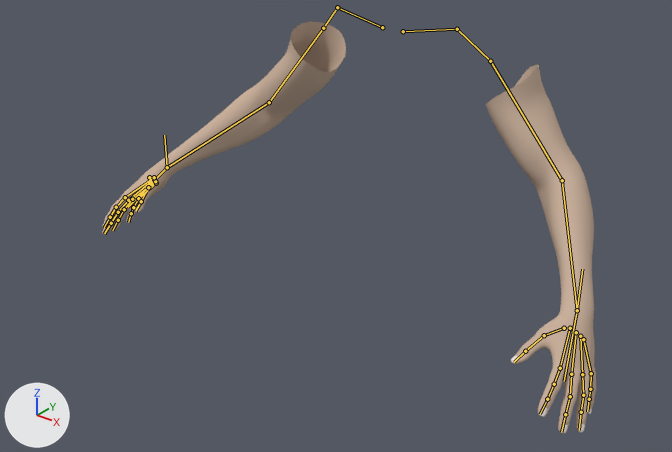
An edit to the Blender file Game35B/Assets/Models/FPP hands/hands_copy.blend, drawn before and after from the same camera.
Camera for both pictures: a camera (50 mm lens) standing at (9.79, -14.4, 18.29) and looking at (0.36, -2.6, 10.97). The axes (+X, +Y, +Z) are drawn at lower left. The lights are the same throughout. The bones that bend it are drawn over the model as lines.

Objects in the first picture: 'basicRig:Body'.
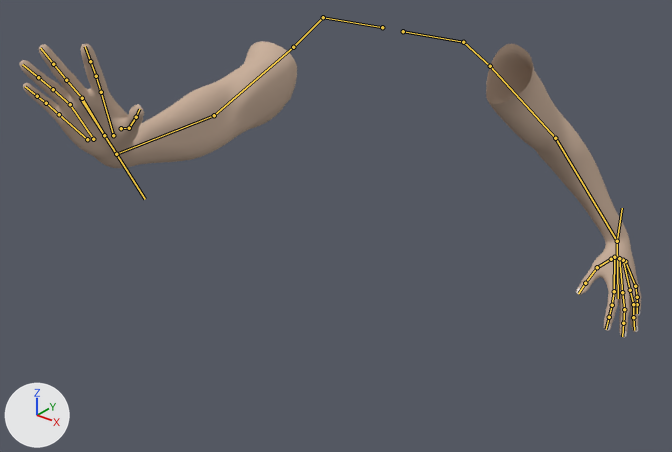
The newer file adds an action. The first version stands in its rest pose; the second is drawn at frame 70 of the action 'Push'.

Where the change shows, as pixel boxes [x1, y1, x2, y2] in the pictures (672 x 452 px):
'basicRig:Body', posed (26% wider, 28% shorter)
    before: [102, 22, 596, 434]
    after: [20, 41, 641, 338]
bone 'forearm.R.001', root to tip
    before: (167, 167) to (164, 135)
    after: (116, 154) to (145, 199)
bone 'hand.R', root to tip
    before: (167, 167) to (128, 207)
    after: (116, 154) to (80, 97)
bone 'f_pinky.01.R', root to tip
    before: (138, 198) to (133, 207)
    after: (59, 114) to (46, 103)
bone 'f_pinky.02.R', root to tip
    before: (133, 207) to (131, 213)
    after: (46, 103) to (37, 96)
bone 'f_middle.01.R', root to tip
    before: (128, 200) to (118, 212)
    after: (82, 98) to (66, 80)
bone 'f_middle.02.R', root to tip
    before: (118, 212) to (111, 223)
    after: (66, 80) to (53, 64)
bone 'f_ring.01.R', root to tip
    before: (132, 199) to (124, 209)
    after: (70, 104) to (53, 89)
bone 'thumb.02.R', root to tip
    before: (148, 187) to (141, 201)
    after: (129, 128) to (136, 117)
bone 'thumb.03.R', root to tip
    before: (141, 201) to (135, 211)
    after: (136, 117) to (139, 109)
bone 'f_index.01.R', root to tip
    before: (125, 197) to (116, 207)
    after: (101, 92) to (96, 76)
bone 'forearm.L.001', root to tip
    before: (577, 310) to (582, 269)
    after: (617, 241) to (622, 208)
bone 'hand.L', root to tip
    before: (577, 310) to (564, 381)
    after: (617, 241) to (618, 298)

What the commit changed:
Bone 'forearm.R.001' (bone_forearm_r_001) moves from (0.0, 0.0, 0.0) to (4.64, 2.94, 4.82).
Bone 'forearm.R.001' (bone_forearm_r_001) turns from (0, 0, 0) to (0, 0, -136) degrees about its own x, y and z.
Bone 'hand.R' (bone_hand_r) turns from (0, 0, 0) to (-26, 124, 15) degrees about its own x, y and z.
Bone 'f_pinky.01.R' (bone_f_pinky_01_r) turns from (0, 0, 0) to (-18, 0, 0) degrees about its own x, y and z.
Bone 'f_pinky.02.R' (bone_f_pinky_02_r) turns from (0, 0, 0) to (12, 0, 0) degrees about its own x, y and z.
Bone 'f_middle.01.R' (bone_f_middle_01_r) turns from (0, 0, 0) to (-5, 0, 0) degrees about its own x, y and z.
Bone 'f_middle.02.R' (bone_f_middle_02_r) turns from (0, 0, 0) to (-11, 0, 0) degrees about its own x, y and z.
Bone 'f_ring.01.R' (bone_f_ring_01_r) turns from (0, 0, 0) to (-7, 0, 0) degrees about its own x, y and z.
Bone 'thumb.02.R' (bone_thumb_02_r) turns from (0, 0, 0) to (-7, 0, 0) degrees about its own x, y and z.
Bone 'thumb.03.R' (bone_thumb_03_r) turns from (0, 0, 0) to (6, 20, 1) degrees about its own x, y and z.
Bone 'f_index.01.R' (bone_f_index_01_r) turns from (0, 0, 0) to (-8, 0, 0) degrees about its own x, y and z.
Bone 'forearm.L.001' (bone_forearm_l_001) moves from (0.0, 0.0, 0.0) to (-1.26, -1.03, -4.77).
Bone 'hand.L' (bone_hand_l) turns from (0, 0, 0) to (1, 0, -19) degrees about its own x, y and z.
